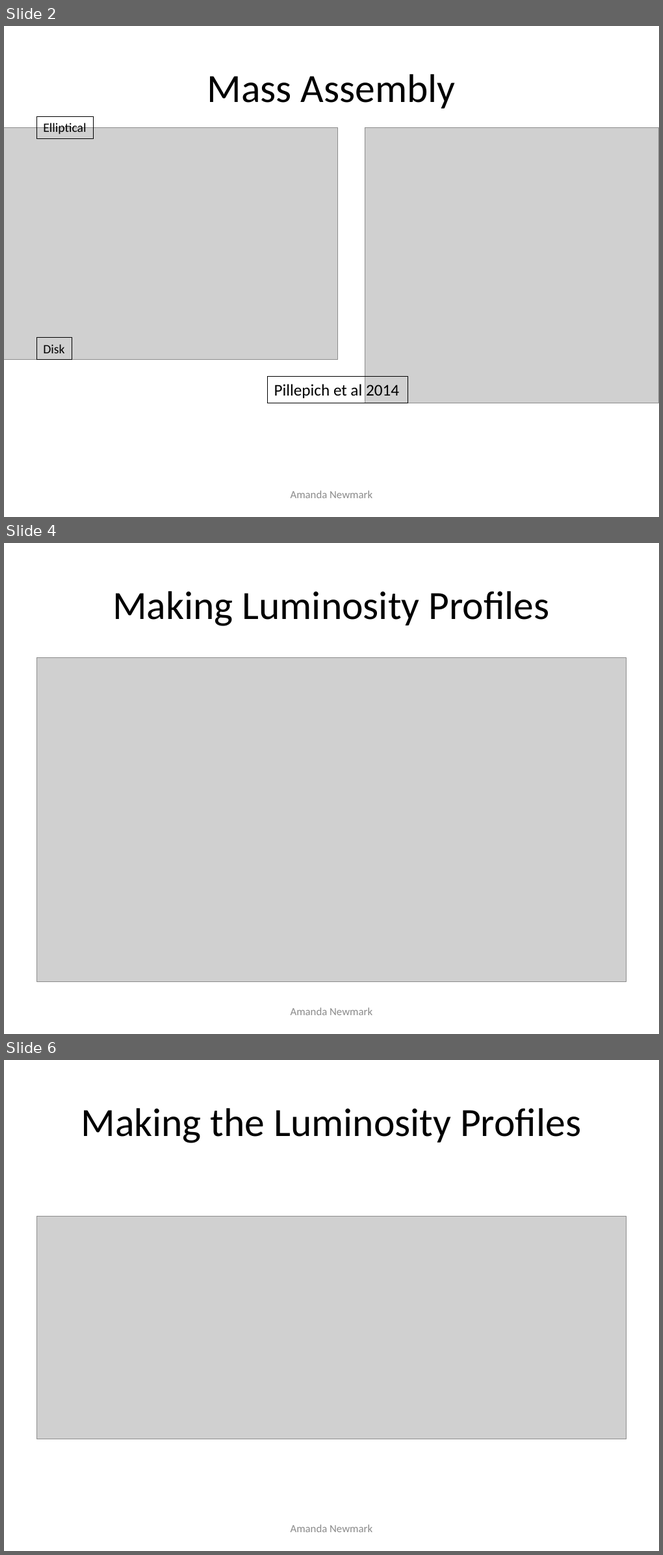
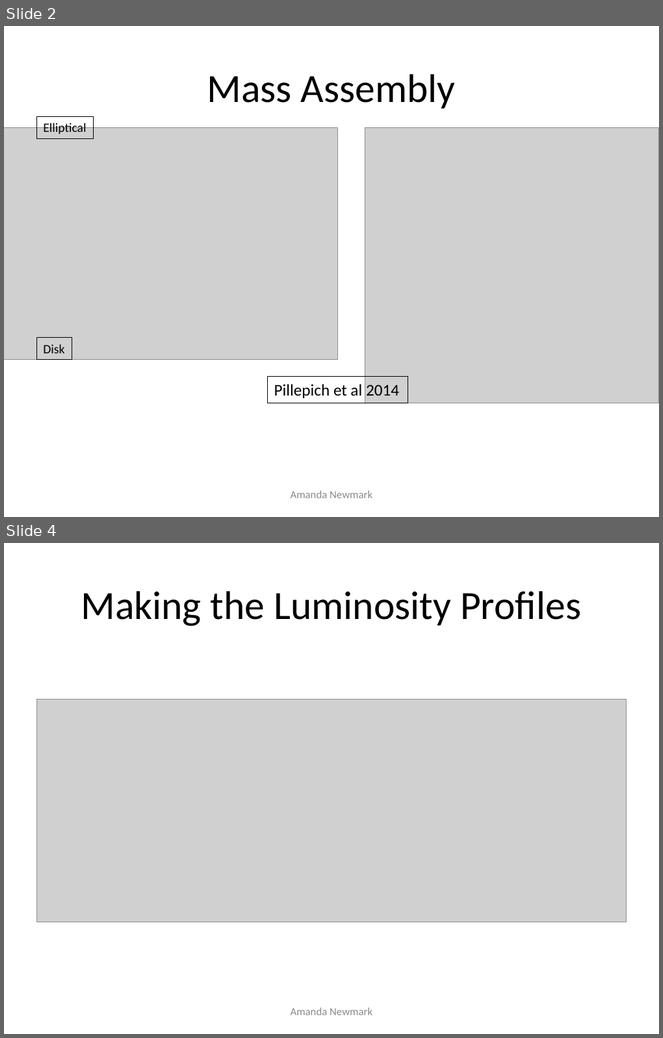
Before and after one commit to anewmark/galaxy_dark_matter, a slide deck: big_presentation.pptx. Shown one above the other, each under a label of ours: slides 2, 4 and 6 before the commit, slides 2 and 4 after it; the slides between them are not shown. The pictures are 663x1555 and 663x1038 pixels, drawn with LibreOffice and Linux fonts; fonts in the diff are those of the drawing; grey boxes stand for pictures. Boxes give left, top, right and bottom in pixels: in the first picture for what was removed or moved away, otherwise in the second. Text is boxed around its words. In the diff, an @@ line names an element or a change of style, - is before the commit and + after.

```diff
--- a/big_presentation.pptx
+++ b/big_presentation.pptx
@@ slide 4 removed at (x1=4, y1=543, x2=659, y2=1034), background #FFFFFF @@
@@ title removed at (x1=113, y1=591, x2=549, y2=626) @@
-Making Luminosity Profiles
@@ picture removed at (x1=36, y1=657, x2=627, y2=982) @@
@@ text removed at (x1=291, y1=1008, x2=373, y2=1016) @@
-Amanda Newmark
@@ what was slide 6 is now slide 4 @@
```
Also in this commit, not shown: 6 slides changed, 2 slides added, 2 other slides removed, 21 other files.
